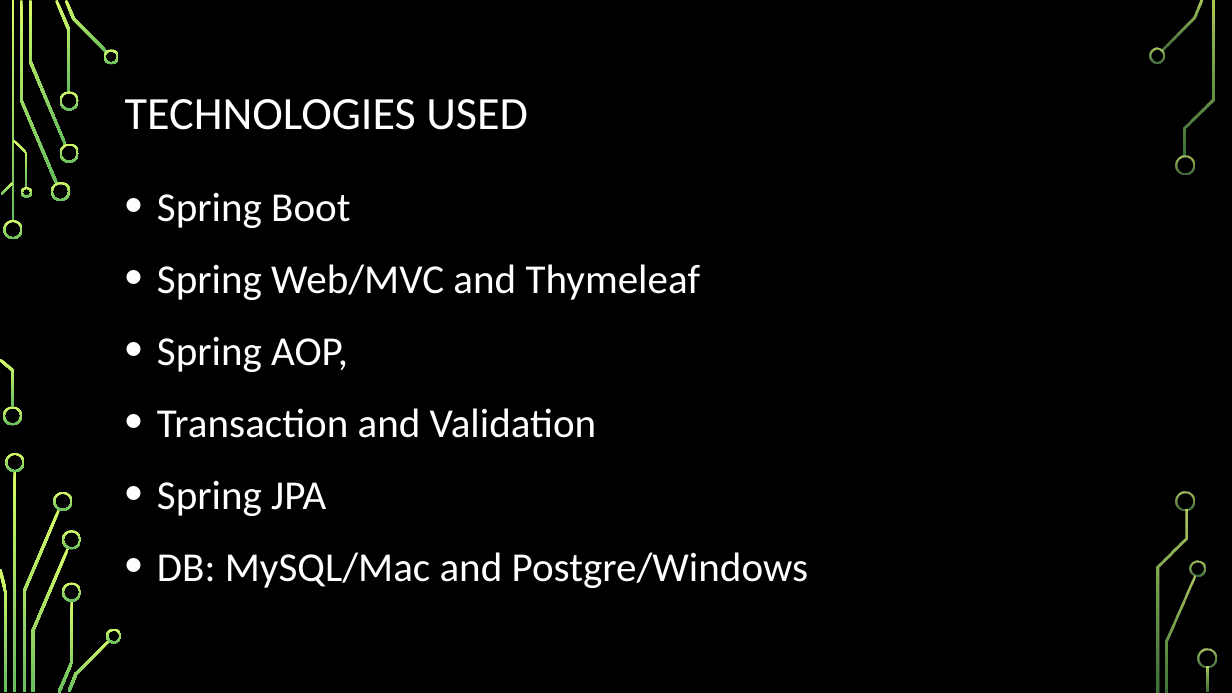
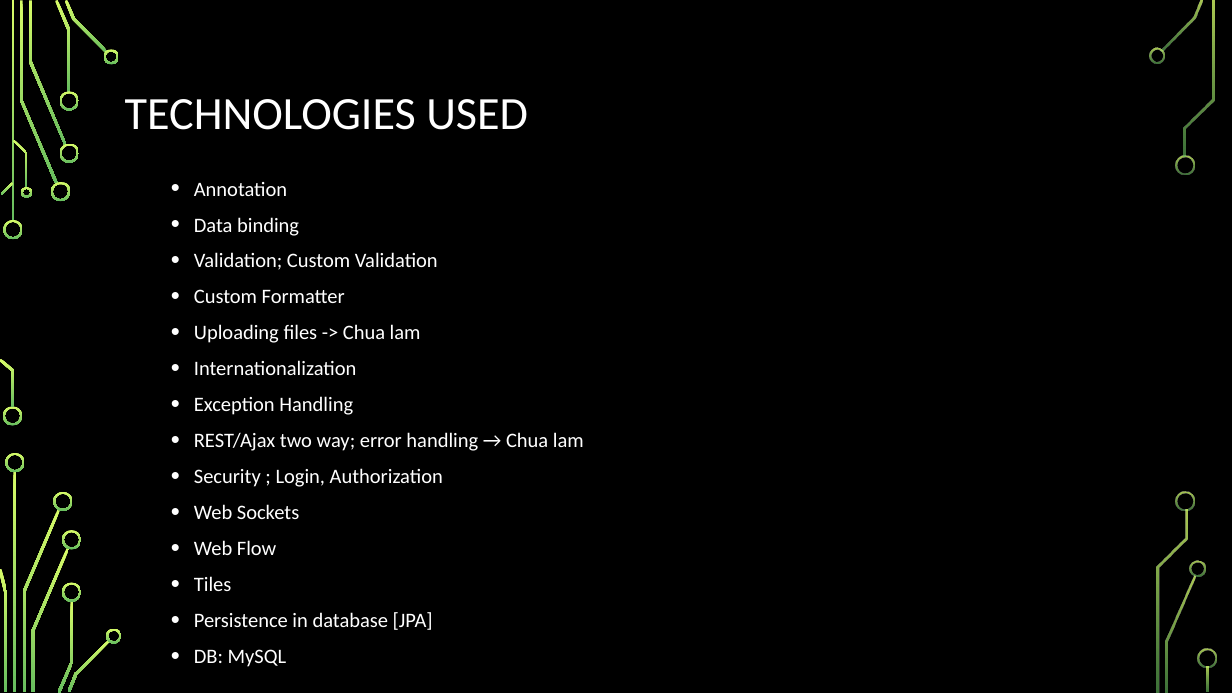
Before and after one commit to nbbon/fms, a slide deck: slide 6 of document/Saigonese-Flight-Management-System.pptx. Drawn at 1232x693 pixels with LibreOffice and Linux fonts; fonts in the diff are those of the drawing; background and template pictures are left out. Boxes give left, top, right and bottom in pixels: in the first picture for what was removed or moved away, otherwise in the second. Text is boxed around its words. In the diff, an @@ line names an element or a change of style, - is before the commit and + after.

```diff
--- a/document/Saigonese-Flight-Management-System.pptx
+++ b/document/Saigonese-Flight-Management-System.pptx
@@ text at (x1=194, y1=182, x2=584, y2=667): text changed; size 32 to 16 pt @@
-• Spring Boot
-• Spring Web/MVC and Thymeleaf
-• Spring AOP,
-• Transaction and Validation
-• Spring JPA
-• DB: MySQL/Mac and Postgre/Windows
+  • Annotation
+  • Data binding
+  • Validation; Custom Validation
+  • Custom Formatter
+  • Uploading files -> Chua lam
+  • Internationalization
+  • Exception Handling
+  • REST/Ajax two way; error handling → Chua lam
+  • Security ; Login, Authorization
+  • Web Sockets
+  • Web Flow
+  • Tiles
+  • Persistence in database [JPA]
+  • DB: MySQL
```
Also in this commit, not shown: 5 other slides changed, 3 other files.
